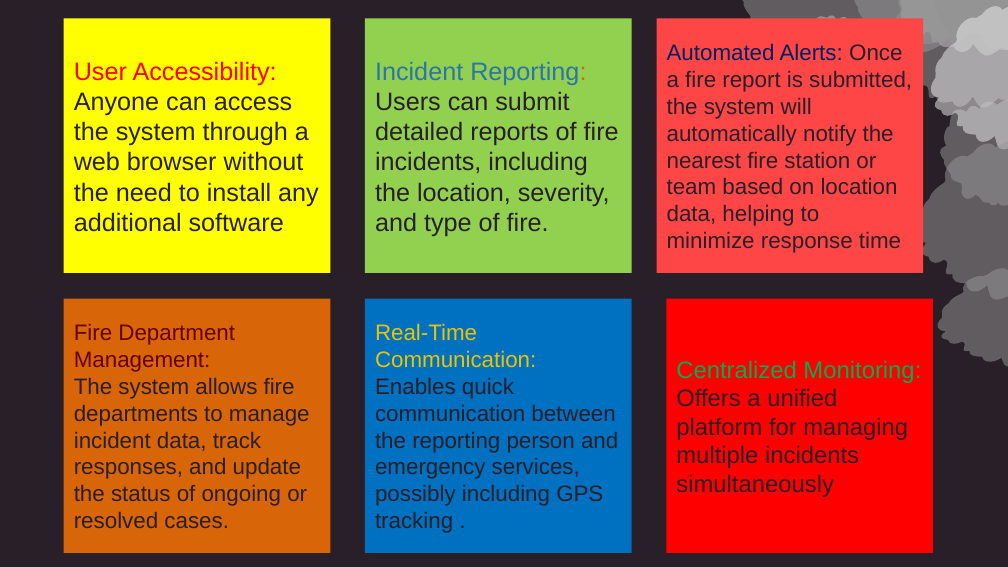
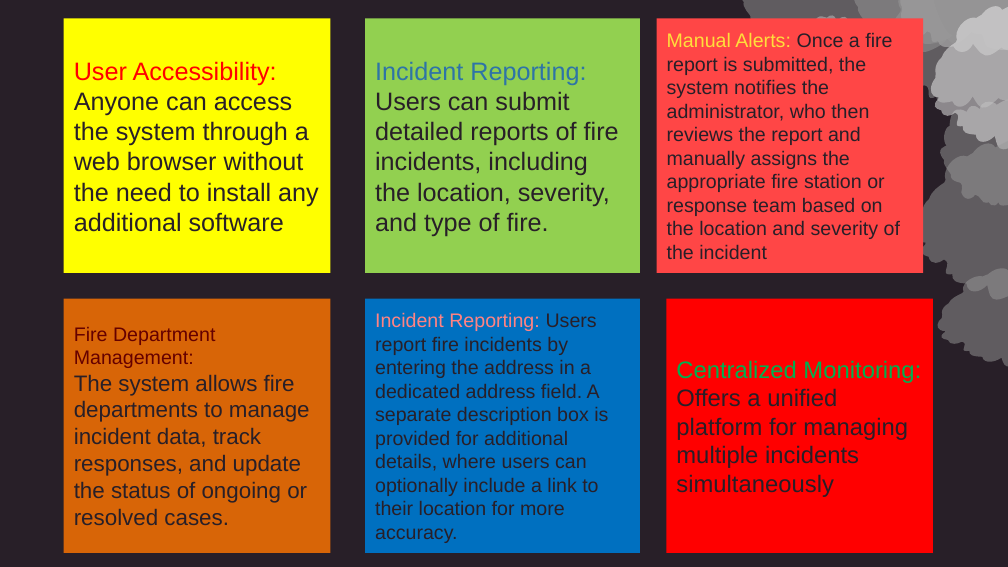
Before and after one commit to Y2k-Yadav/collage-project-, a slide deck: slide 7 of ppt.pptx (slide 9 before the commit). Drawn at 1008x567 pixels with LibreOffice and Linux fonts; fonts in the diff are those of the drawing; background and template pictures are left out. Boxes give left, top, right and bottom in pixels: in the first picture for what was removed or moved away, otherwise in the second. Text is boxed around its words. In the diff, an @@ line names an element or a change of style, - is before the commit and + after.

Commit message:
changes 1 on 30/05/25
all the existing system and proposed system has been changed

```diff
--- a/ppt.pptx
+++ b/ppt.pptx
@@ rectangle "Incident Reporting: Users can submit ...": place and size @@
-rectangle "Incident Reporting: Users can submit ..." at <box>365,18,632,272</box>
+rectangle "Incident Reporting: Users can submit ..." at <box>365,18,640,272</box>
@@ rectangle "Incident Reporting: Users can submit ..." at <box>365,18,640,272</box>: text colour #D86507 to #2E74A7 in "Reporting:" @@
@@ text in rectangle at <box>667,32,900,259</box>: text changed; size 16 to 14 pt @@
-Automated Alerts: Once a fire report is submitted, the system will automatically notify the nearest fire station or team based on location data, helping to minimize response time
+Manual Alerts: Once a fire report is submitted, the system notifies the administrator, who then reviews the report and manually assigns the appropriate fire station or response team based on the location and severity of the incident
@@ title "Fire Department Management: The system ..." at <box>64,298,331,552</box>: size 16 to 14 pt in "Fire Department Management:" @@
@@ rectangle "Incident Reporting: Users report fire ...": place and size @@
-rectangle "Incident Reporting: Users report fire ..." at <box>365,298,632,552</box>
+rectangle "Incident Reporting: Users report fire ..." at <box>365,298,640,552</box>
@@ text in rectangle at <box>375,312,608,543</box>: text changed; size 16 to 14 pt @@
-Real-Time Communication: Enables quick communication between the reporting person and emergency services, possibly including GPS tracking .
+Incident Reporting: Users report fire incidents by entering the address in a dedicated address field. A separate description box is provided for additional details, where users can optionally include a link to their location for more accuracy.
```
Also in this commit, not shown: 5 other slides changed, 2 slides added, 2 slides removed.
